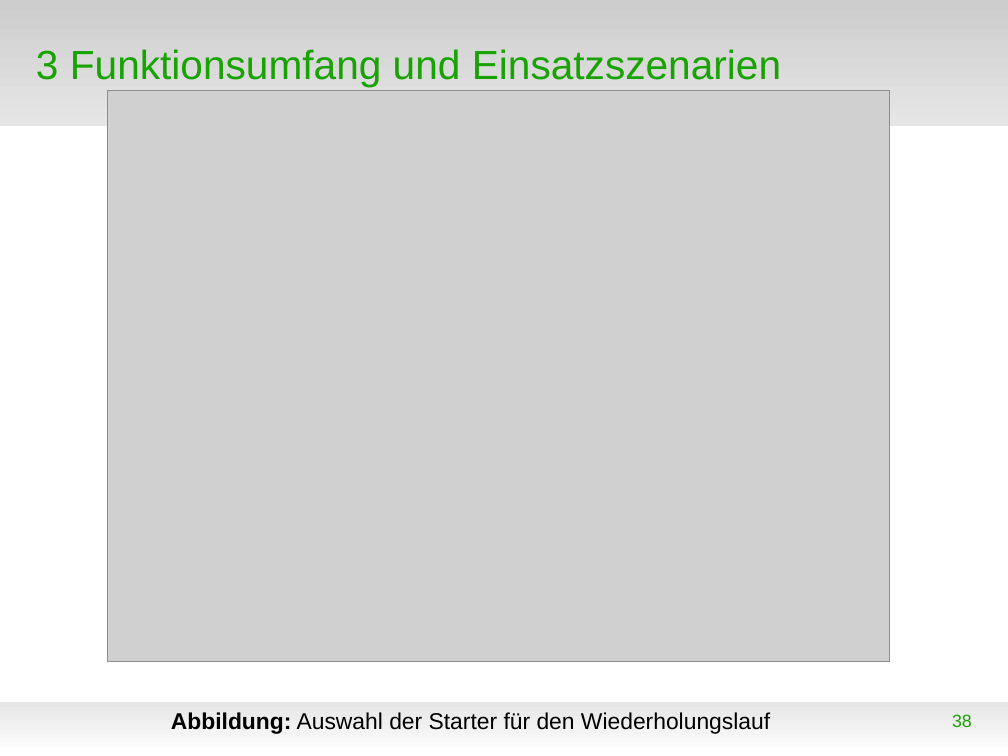
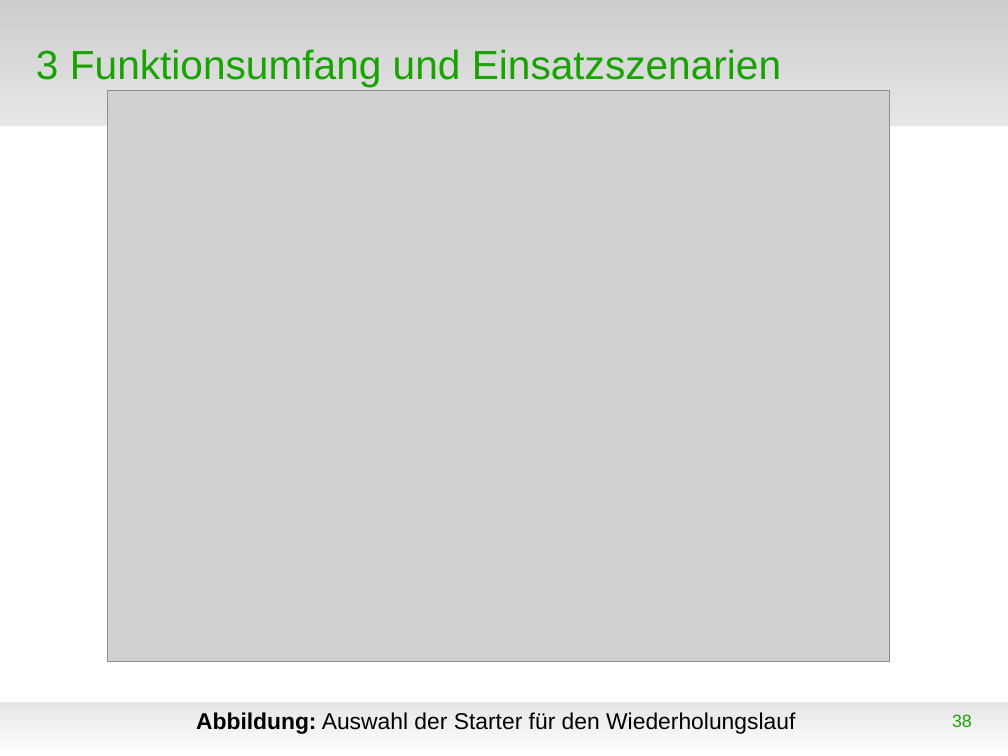
Before and after one commit to WorldofJARcraft/Kanu-s.a.M., a slide deck: slide 38 of Präsentation/Präsentation.odp. Drawn at 1008x756 pixels with LibreOffice and Linux fonts; fonts in the diff are those of the drawing; grey boxes stand for pictures; background and template pictures are left out. Boxes give left, top, right and bottom in pixels: in the first picture for what was removed or moved away, otherwise in the second. Text is boxed around its words. In the diff, an @@ line names an element or a change of style, - is before the commit and + after.

```diff
--- a/Präsentation/Präsentation.odp
+++ b/Präsentation/Präsentation.odp
@@ text "Abbildung: Auswahl der Starter für ...": place and size @@
-text "Abbildung: Auswahl der Starter für ..." at bbox=[171, 712, 770, 734]
+text "Abbildung: Auswahl der Starter für ..." at bbox=[196, 712, 795, 734]
```
Also in this commit, not shown: 11 other slides changed, 9 slides added, 20 other files.
